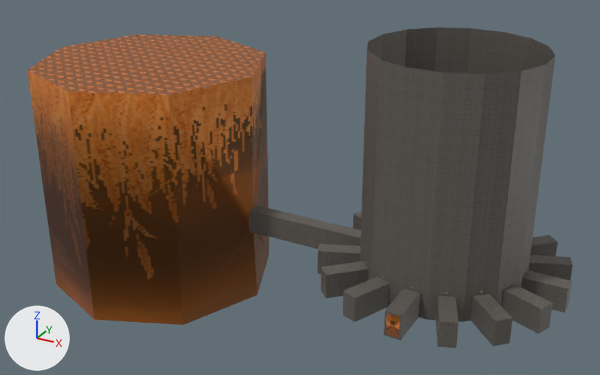
An edit to the FBX model Assets/MODELS/HUB/HUB.fbx, drawn before and after from the same camera.
Both versions are drawn from a 50 mm lens placed at (125.0, -386.0, 188.0), pointed at (-88.0, 1.0, -6.0). Lighting does not change. The marker at lower left points along +X, +Y and +Z. The first picture is the older version. Where no turn or scale is listed for an object, it has been applied to the vertices. Vertices at exactly the same position are counted once.
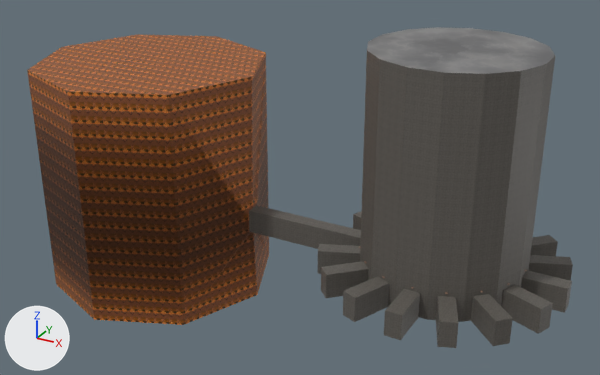
Changed parts and their boxes [x1, y1, x2, y2] in the pictures (600 x 375 px):
'HUBSky', added
    after: [367, 27, 555, 74]
part 1 of me_cylinder_015, surface changed
    before: [27, 27, 555, 340]
    after: [27, 34, 555, 340]

The edits, one by one:
Picture 'HUBSky.png' (img_hubsky_png) is new.
Material 'HUBSky' (mat_hubsky) is new.
Its texture is img_hubsky_png.
me_cylinder_015 has 301 vertices, 228 faces and spans x -71.0..258.0, y -71.0..71.0, z -71.0..102.0.
me_cylinder_015 is used by ob_cylinder_012; location (-189.6, 0.0, -14.6).
me_cylinder_015 part 1: texture (UV) coordinates of 228 of 228 faces, centred in x -61.0..258.0, y -68.0..68.0, z -71.0..71.0, changed; they spanned u -9.45..36.59, v -13.14..10.37 and now span u -37.52..38.02, v -19.23..20.34.
Mesh me_cylinder_009 is new.
It has 49 vertices, 1 face and spans x -43.4..45.2, y -44.3..44.3, z 0.0.
It uses material mat_hubsky (picture img_hubsky_png).
Object 'HUBSky' (ob_hubsky) is new; it shows me_cylinder_009.
Its location is (-0.1, 0.0, 87.5).
